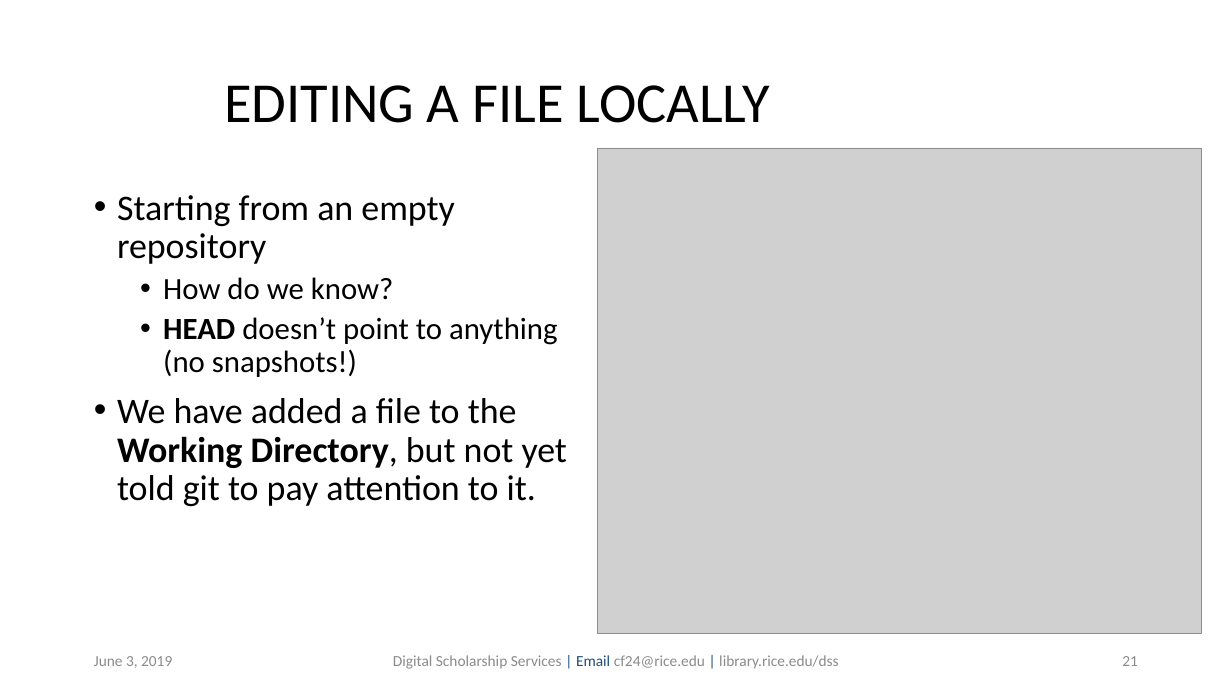
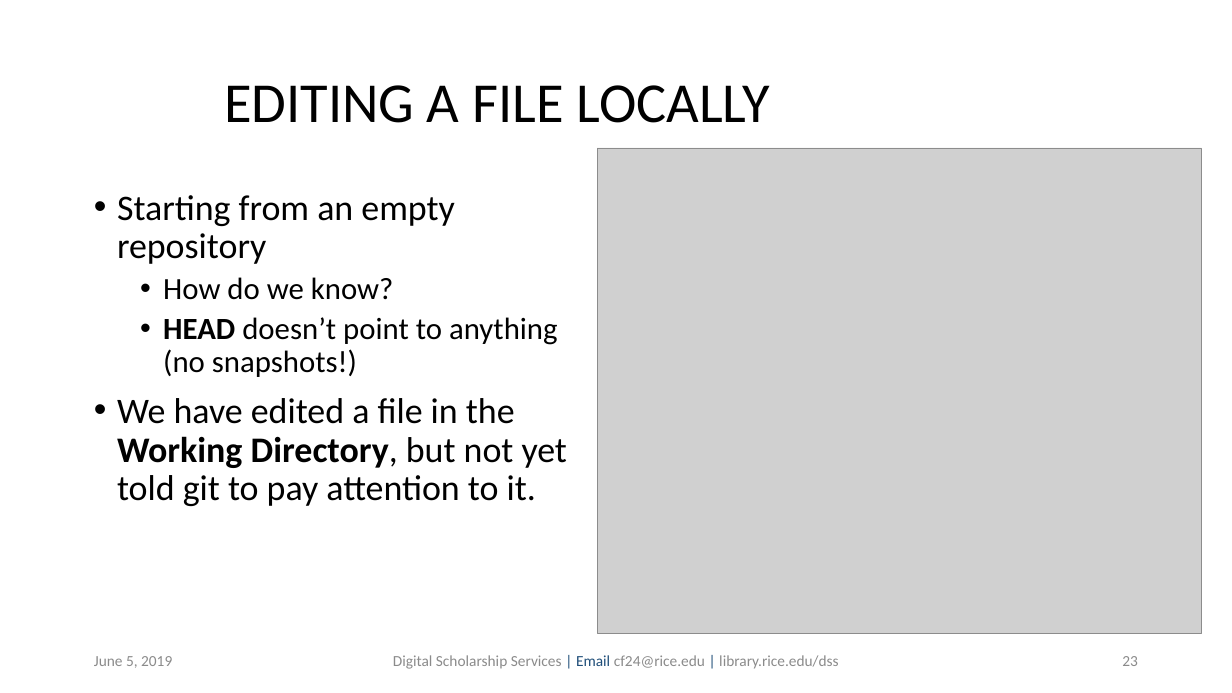
Before and after one commit to bakitybacon/rice-data-and-donuts, a slide deck: slide 23 of github/Introduction to Git & Github.pptx (slide 21 before the commit). Drawn at 1232x693 pixels with LibreOffice and Linux fonts; fonts in the diff are those of the drawing; grey boxes stand for pictures; background and template pictures are left out. Boxes give left, top, right and bottom in pixels: in the first picture for what was removed or moved away, otherwise in the second. Text is boxed around its words. In the diff, an @@ line names an element or a change of style, - is before the commit and + after.

```diff
--- a/github/Introduction to Git & Github.pptx
+++ b/github/Introduction to Git & Github.pptx
@@ text at [117, 398, 567, 506]: text changed @@
-• We have added a file to the Working Directory, but not yet told git to pay attention to it.
+• We have edited a file in the Working Directory, but not yet told git to pay attention to it.
@@ text at [94, 656, 172, 668]: text changed @@
-June 3, 2019
+June 5, 2019
@@ page number at [1122, 656, 1138, 666]: text changed @@
-21
+23
```
Also in this commit, not shown: 27 other slides changed, 12 slides added.
